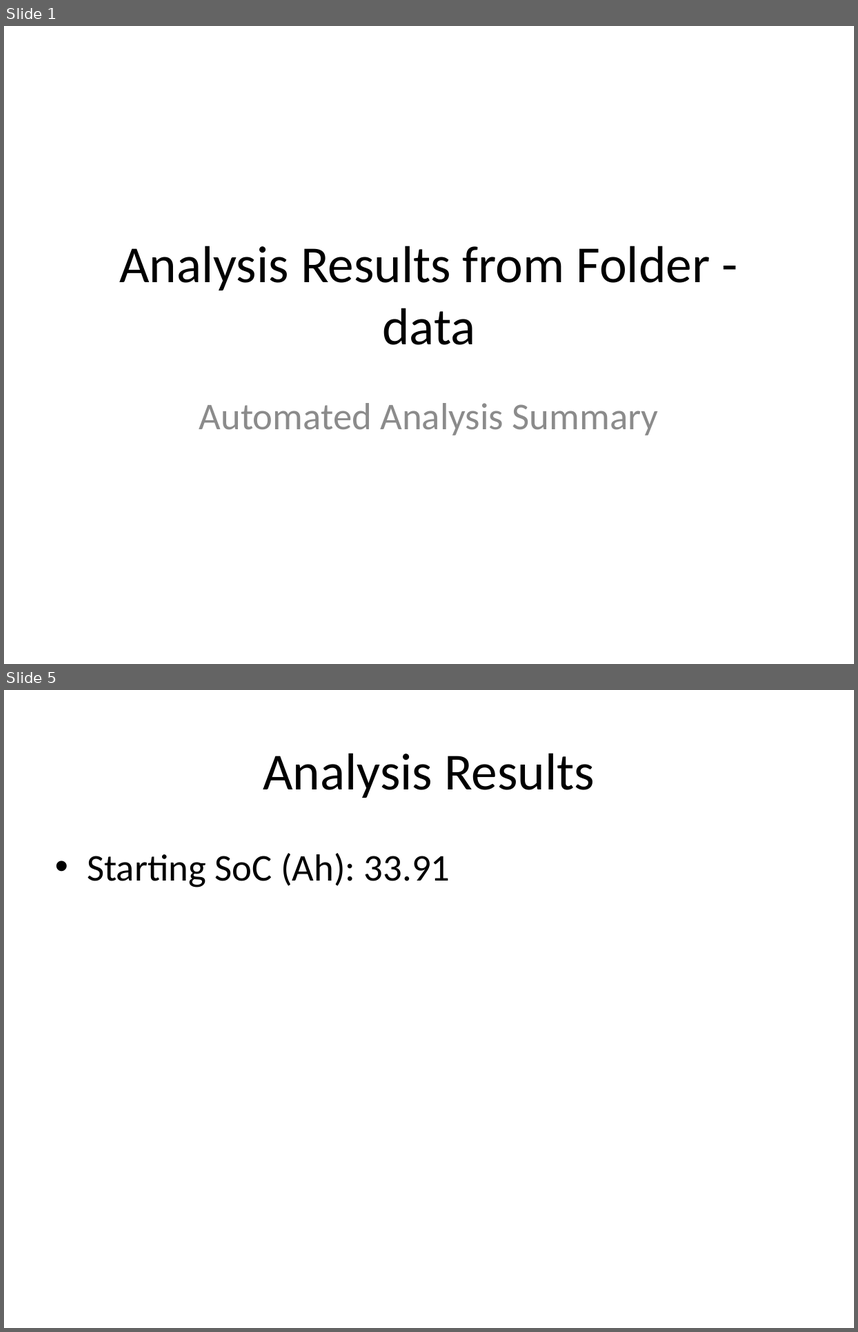
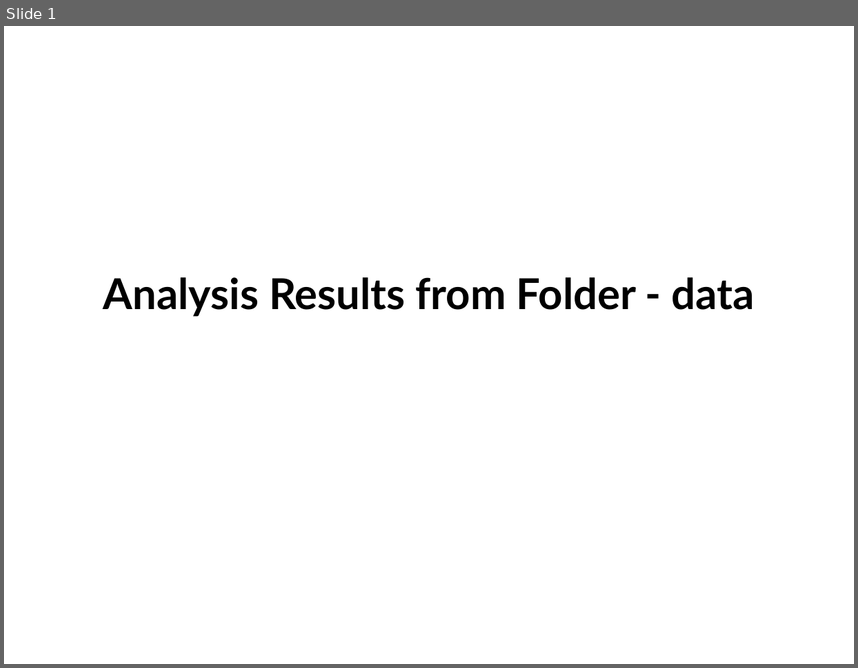
Before and after one commit to annmonrajijames/Automationdashboard, a slide deck: lectrix_internship/work/Automationdashboard/data/analysis_data.pptx. Shown one above the other, each under a label of ours: slides 1 and 5 before the commit, slide 1 after it; the slides between them are not shown. The pictures are 858x1332 and 858x668 pixels, drawn with LibreOffice and Linux fonts; fonts in the diff are those of the drawing. Boxes give left, top, right and bottom in pixels: in the first picture for what was removed or moved away, otherwise in the second. Text is boxed around its words. In the diff, an @@ line names an element or a change of style, - is before the commit and + after.

```diff
--- a/lectrix_internship/work/Automationdashboard/data/analysis_data.pptx
+++ b/lectrix_internship/work/Automationdashboard/data/analysis_data.pptx
@@ slide 5 removed at (4,690,854,1328), background #FFFFFF @@
@@ title removed at (263,753,595,798) @@
-Analysis Results
@@ text removed at (87,853,450,887) @@
-• Starting SoC (Ah): 33.91
@@ slide 1 changed as well @@
@@ title "Analysis Results from Folder - ..." at (103,277,755,316): size 44 to 36 pt, font Calibri to Lato, bold on @@
@@ subtitle removed at (199,403,659,435) @@
-Automated Analysis Summary
```
Also in this commit, not shown: 2 slides added, 9 other slides removed, 1 other file.
